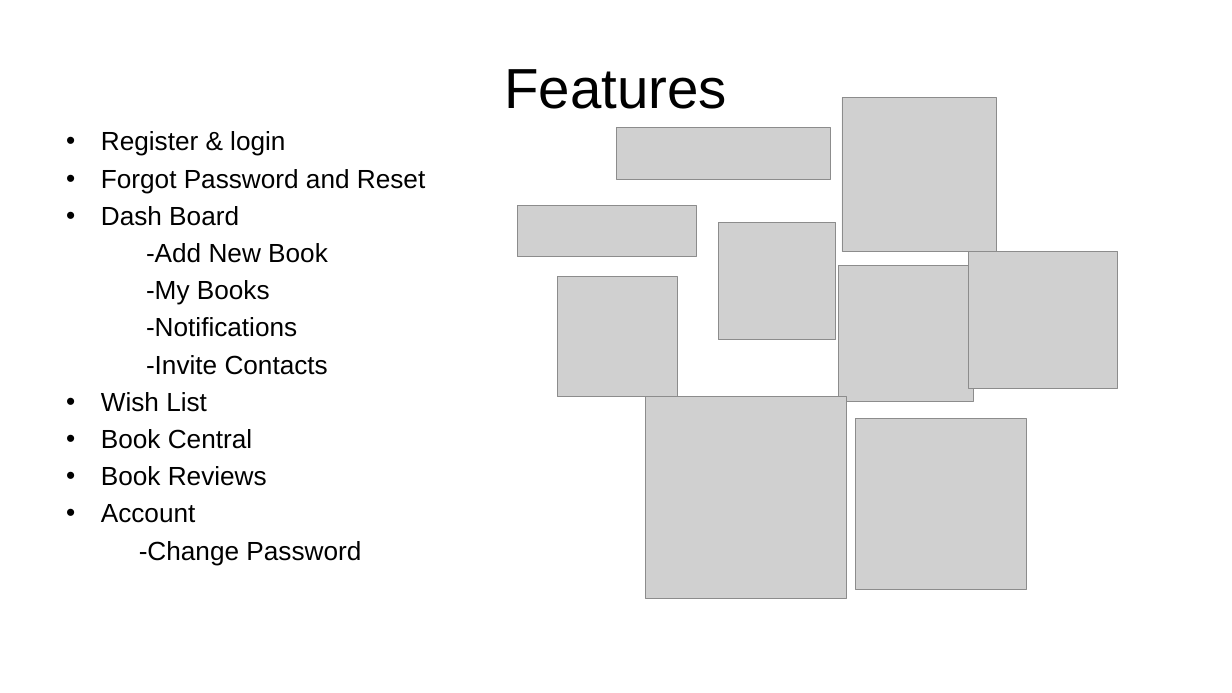
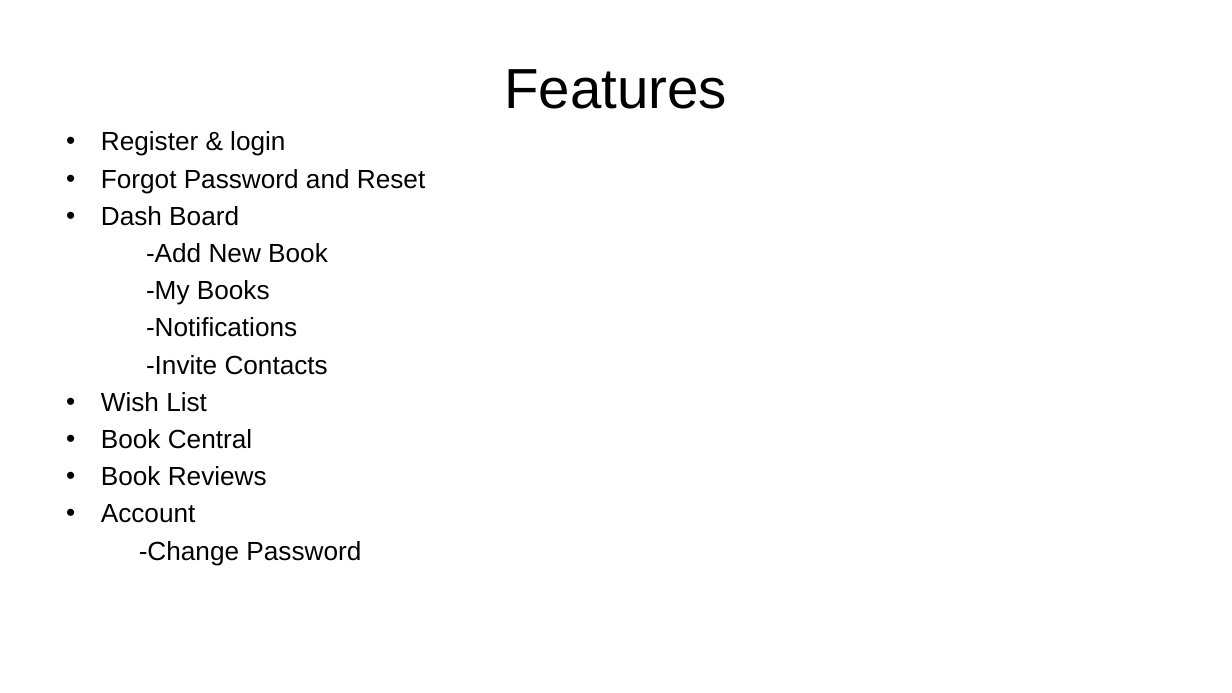
Before and after one commit to SCE-UMKC/ASESP16_BookShare_14, a slide deck: slide 3 of Presentation/Presentation.pptx. Drawn at 1232x693 pixels with LibreOffice and Linux fonts; fonts in the diff are those of the drawing; grey boxes stand for pictures; background and template pictures are left out. Boxes give left, top, right and bottom in pixels: in the first picture for what was removed or moved away, otherwise in the second. Text is boxed around its words. In the diff, an @@ line names an element or a change of style, - is before the commit and + after.

```diff
--- a/Presentation/Presentation.pptx
+++ b/Presentation/Presentation.pptx
@@ picture removed at box(842, 98, 996, 252) @@
@@ picture removed at box(616, 127, 830, 178) @@
@@ picture removed at box(518, 206, 697, 257) @@
@@ picture removed at box(718, 222, 836, 340) @@
@@ picture removed at box(838, 266, 973, 401) @@
@@ picture removed at box(970, 251, 1118, 388) @@
@@ picture removed at box(557, 276, 677, 396) @@
@@ picture removed at box(645, 397, 847, 599) @@
@@ picture removed at box(856, 419, 1027, 590) @@
```
Also in this commit, not shown: 1 other slide changed, 1 slide removed.
